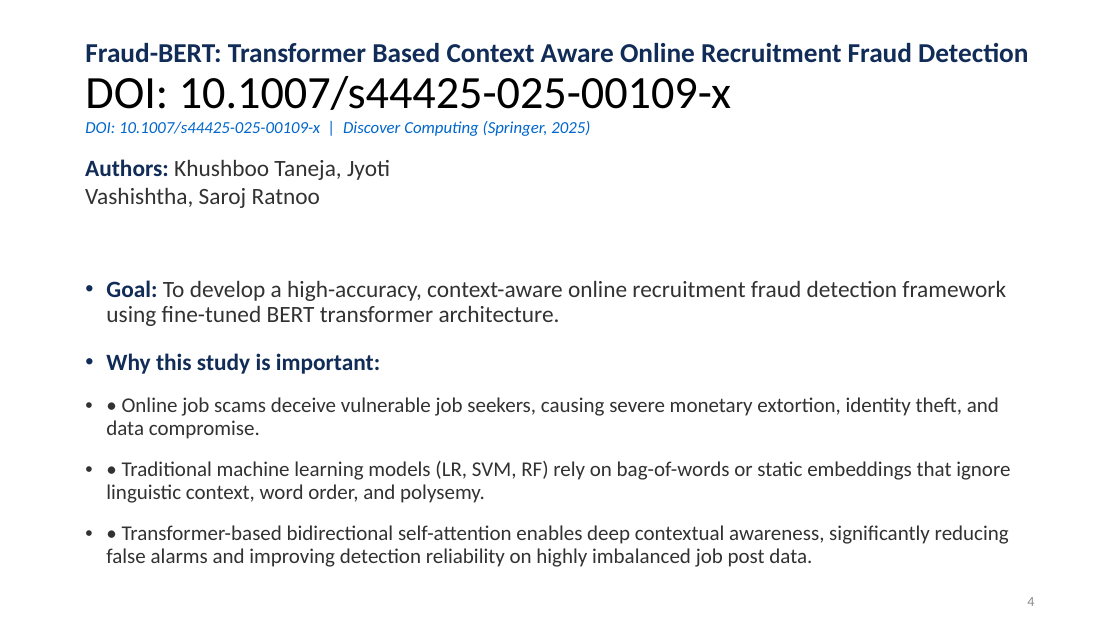
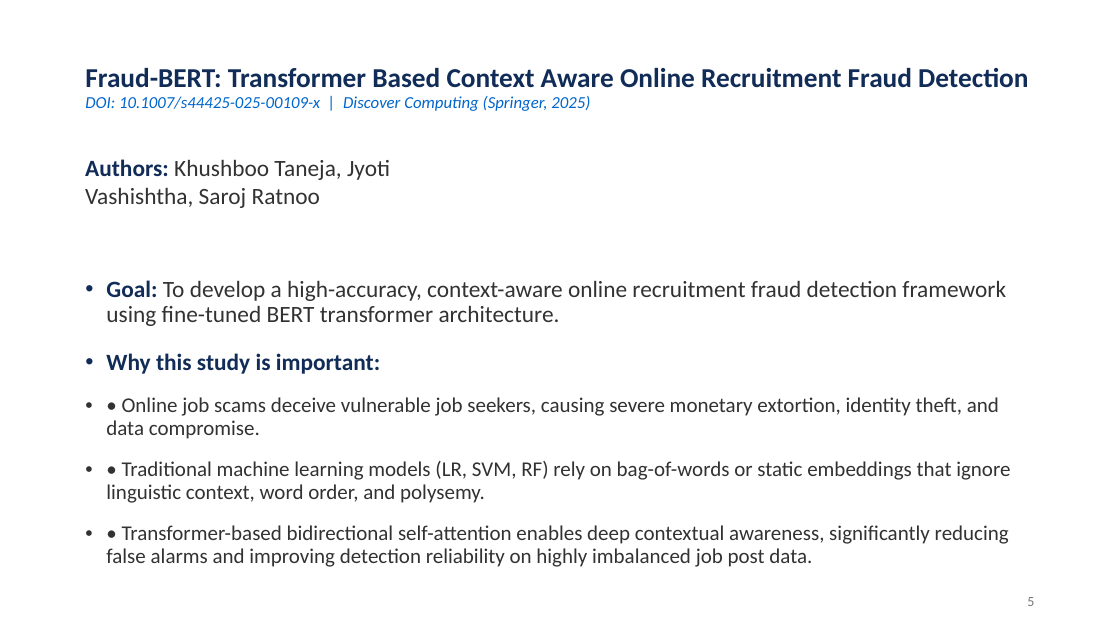
Before and after one commit to akhileshyadav8/Research-Fake-Job-Detection, a slide deck: slide 5 of MST1/25MSM40018_Akhilesh.pptx (slide 4 before the commit). Drawn at 1120x630 pixels with LibreOffice and Linux fonts; fonts in the diff are those of the drawing; background and template pictures are left out. Boxes give left, top, right and bottom in pixels: in the first picture for what was removed or moved away, otherwise in the second. Text is boxed around its words. In the diff, an @@ line names an element or a change of style, - is before the commit and + after.

```diff
--- a/MST1/25MSM40018_Akhilesh.pptx
+++ b/MST1/25MSM40018_Akhilesh.pptx
@@ title at box(85, 76, 731, 110): paragraph removed @@
-DOI: 10.1007/s44425-025-00109-x
@@ text at box(1027, 597, 1034, 606): text changed; text colour #8C8C8C to #787878 @@
-4
+5
```
Also in this commit, not shown: 9 other slides changed, 1 slide added, 1 other file.
